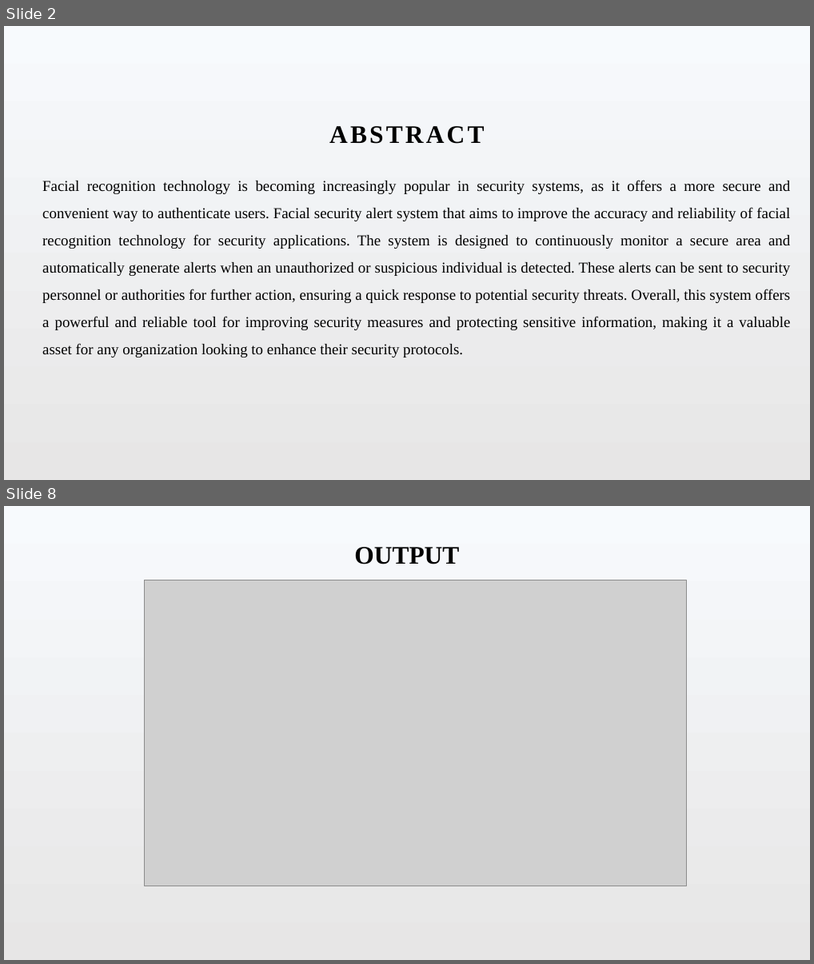
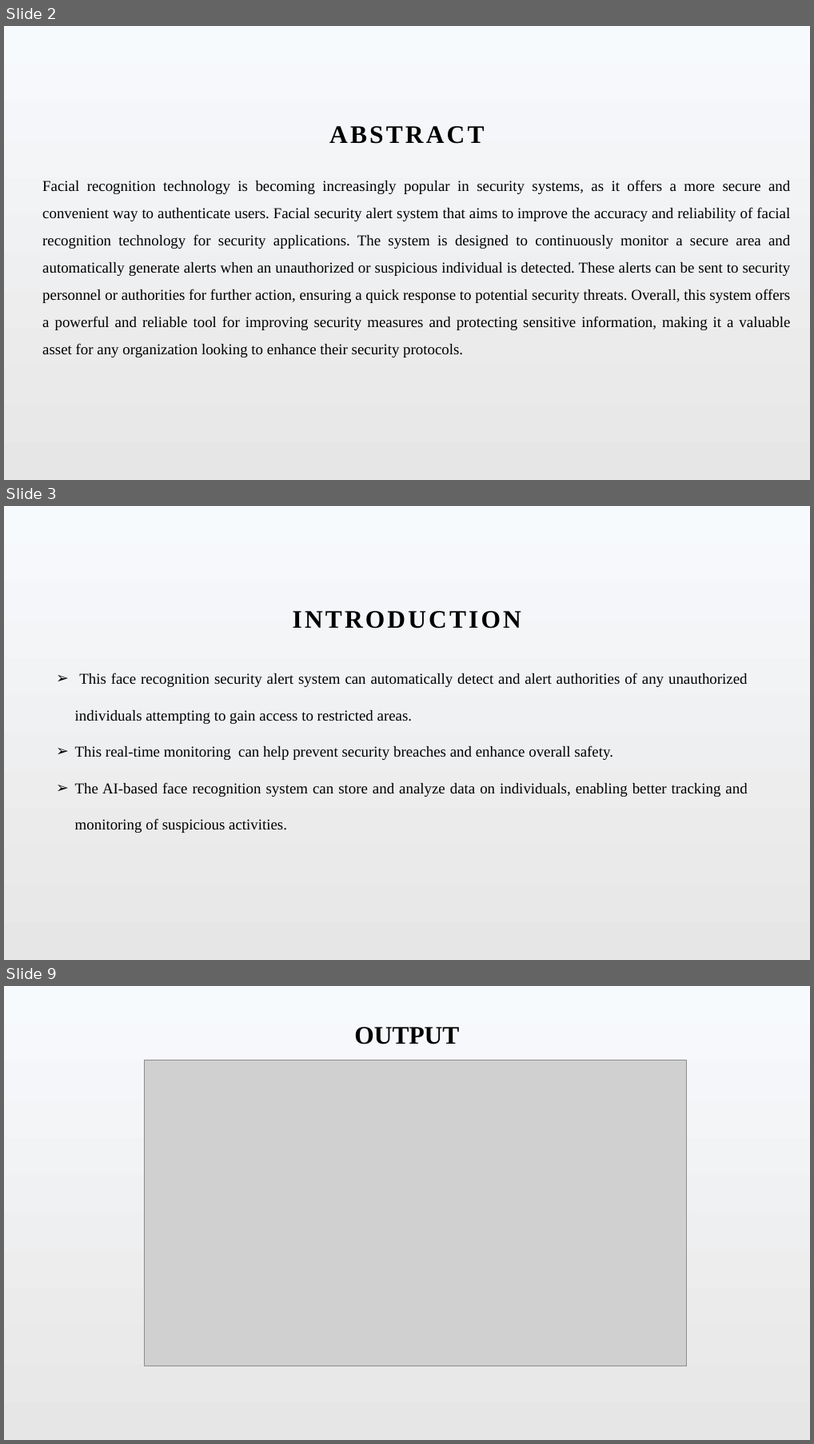
Before and after one commit to Sasimaddi/-Facial-Security-Alert-System-, a slide deck: Face Security.pptx. Shown one above the other, each under a label of ours: slides 2 and 8 before the commit, slides 2, 3 and 9 after it; the slides between them are not shown. The pictures are 814x964 and 814x1444 pixels, drawn with LibreOffice and Linux fonts; fonts in the diff are those of the drawing; grey boxes stand for pictures. Boxes give left, top, right and bottom in pixels: in the first picture for what was removed or moved away, otherwise in the second. Text is boxed around its words. In the diff, an @@ line names an element or a change of style, - is before the commit and + after.

```diff
--- a/Face Security.pptx
+++ b/Face Security.pptx
@@ slide 3 added at (4,506,810,960), background gradient #F7FAFD to #E7E6E6 @@
@@ text added at (293,611,522,628), 30 pt, text #000000, bold @@
+INTRODUCTION
@@ text added at (75,672,748,832), 18 pt, text #000000 @@
+➢ This face recognition security alert system can automatically detect and alert authorities of any unauthorized individuals attempting to gain access to restricted areas.
+➢ This real-time monitoring can help prevent security breaches and enhance overall safety.
+➢ The AI-based face recognition system can store and analyze data on individuals, enabling better tracking and monitoring of suspicious activities.
@@ what was slide 8 is now slide 9 @@
```
Also in this commit, not shown: 5 slides changed, 2 other slides added, 2 slides removed, 1 other file.
